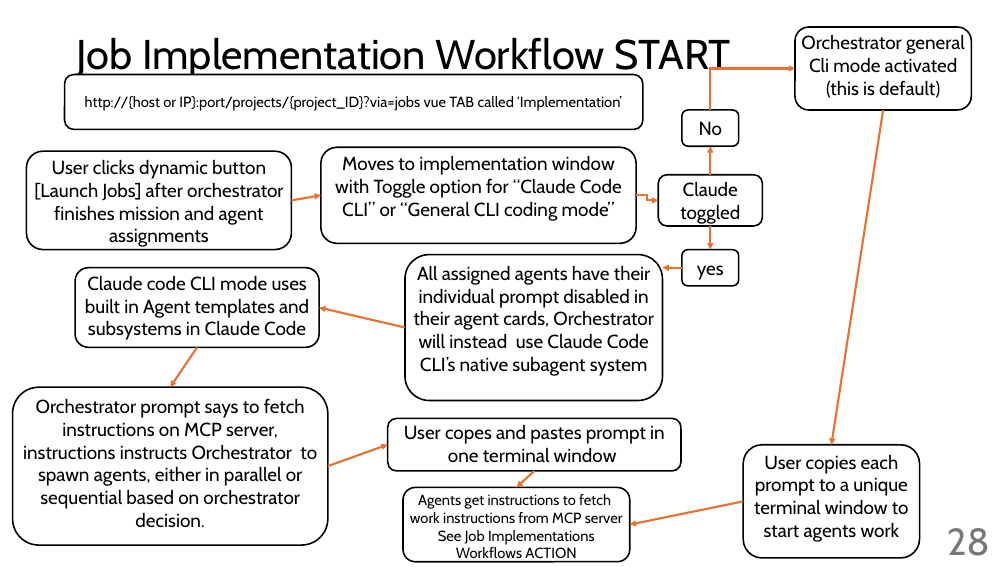
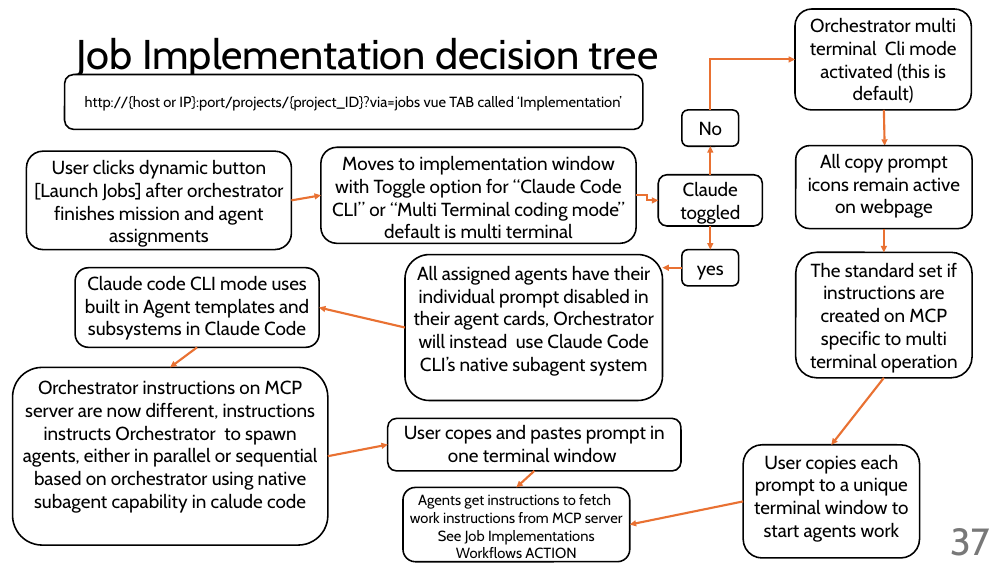
Before and after one commit to giljoai/GiljoAI_MCP, a slide deck: slide 37 of handovers/Reference_docs/giljoai workflow.pptx (slide 28 before the commit). Drawn at 1008x567 pixels with LibreOffice and Linux fonts; fonts in the diff are those of the drawing. Boxes give left, top, right and bottom in pixels: in the first picture for what was removed or moved away, otherwise in the second. Text is boxed around its words. In the diff, an @@ line names an element or a change of style, - is before the commit and + after.

Commit message:
Remove execution mode API and related frontend logic
Eliminated the /agent-jobs/{job_id}/execution-mode endpoint and its Pydantic model from the backend, as well as the corresponding API call and UI logic in the frontend. This simplifies agent job management and removes the execution mode toggle wiring, reflecting a shift to a purely frontend-controlled mode toggle. Also updated orchestration tools to remove execution mode and team roster logic from agent mission responses.

```diff
--- a/handovers/Reference_docs/giljoai workflow.pptx
+++ b/handovers/Reference_docs/giljoai workflow.pptx
@@ rounded rectangle "Orchestrator multi terminal Cli mode ...": place and size @@
-rounded rectangle "Orchestrator multi terminal Cli mode ..." at box(796, 27, 972, 110)
+rounded rectangle "Orchestrator multi terminal Cli mode ..." at box(796, 9, 972, 110)
@@ text in rounded rectangle at box(810, 17, 956, 103): text changed @@
-Orchestrator general Cli mode activated (this is default)
+Orchestrator multi terminal Cli mode activated (this is default)
@@ title at box(77, 37, 658, 79): text changed @@
-Job Implementation Workflow START
+Job Implementation decision tree
@@ elbow arrow moved from (711, 110) - (796, 69) to (711, 110) - (796, 60) @@
@@ arrow moved from (883, 110) - (832, 445) to (884, 110) - (885, 146) @@
@@ rounded rectangle added at box(796, 146, 972, 229), fill #FFFFFF, outline #000000 1.5 pt, 18 pt, text #000000 @@
+All copy prompt icons remain active on webpage
@@ text in rounded rectangle at box(332, 155, 625, 244): text changed @@
-Moves to implementation window with Toggle option for “Claude Code CLI” or “General CLI coding mode”
+Moves to implementation window with Toggle option for “Claude Code CLI” or “Multi Terminal coding mode” default is multi terminal
@@ arrow added from (884, 228) to (884, 253), #E97132 2 pt @@
@@ rounded rectangle added at box(796, 253, 972, 378), fill #FFFFFF, outline #000000 1.5 pt, 18 pt, text #000000 @@
+The standard set if instructions are created on MCP specific to multi terminal operation
@@ arrow moved from (197, 347) - (170, 387) to (197, 347) - (170, 368) @@
@@ rounded rectangle "Orchestrator instructions on MCP server ...": place and size @@
-rounded rectangle "Orchestrator instructions on MCP server ..." at box(13, 387, 328, 545)
+rounded rectangle "Orchestrator instructions on MCP server ..." at box(13, 368, 328, 545)
@@ text in rounded rectangle at box(23, 379, 318, 513): text changed @@
-Orchestrator prompt says to fetch instructions on MCP server, instructions instructs Orchestrator to spawn agents, either in parallel or sequential based on orchestrator decision.
+Orchestrator instructions on MCP server are now different, instructions instructs Orchestrator to spawn agents, either in parallel or sequential based on orchestrator using native subagent capability in calude code
@@ arrow added from (884, 378) to (832, 445), #E97132 2 pt @@
@@ arrow moved from (328, 467) - (388, 445) to (328, 456) - (388, 445) @@
@@ page number at box(950, 528, 990, 556): text changed @@
-28
+37
```
Also in this commit, not shown: 12 other slides changed, 9 slides added, 32 other files.
